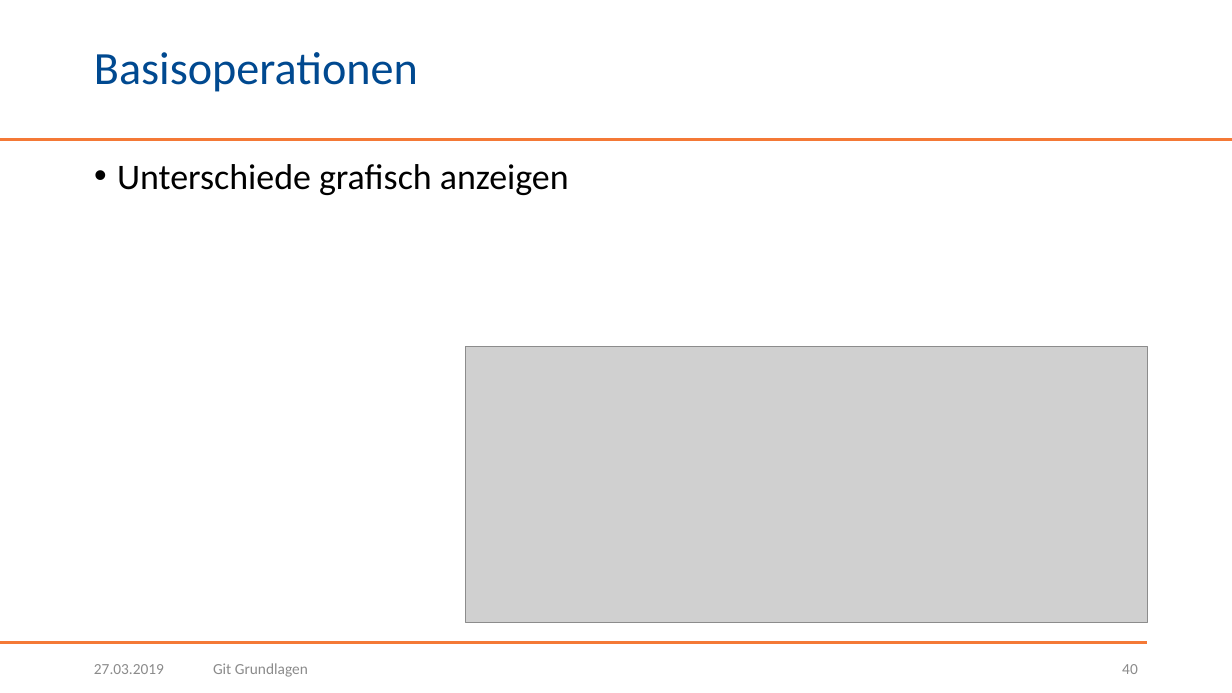
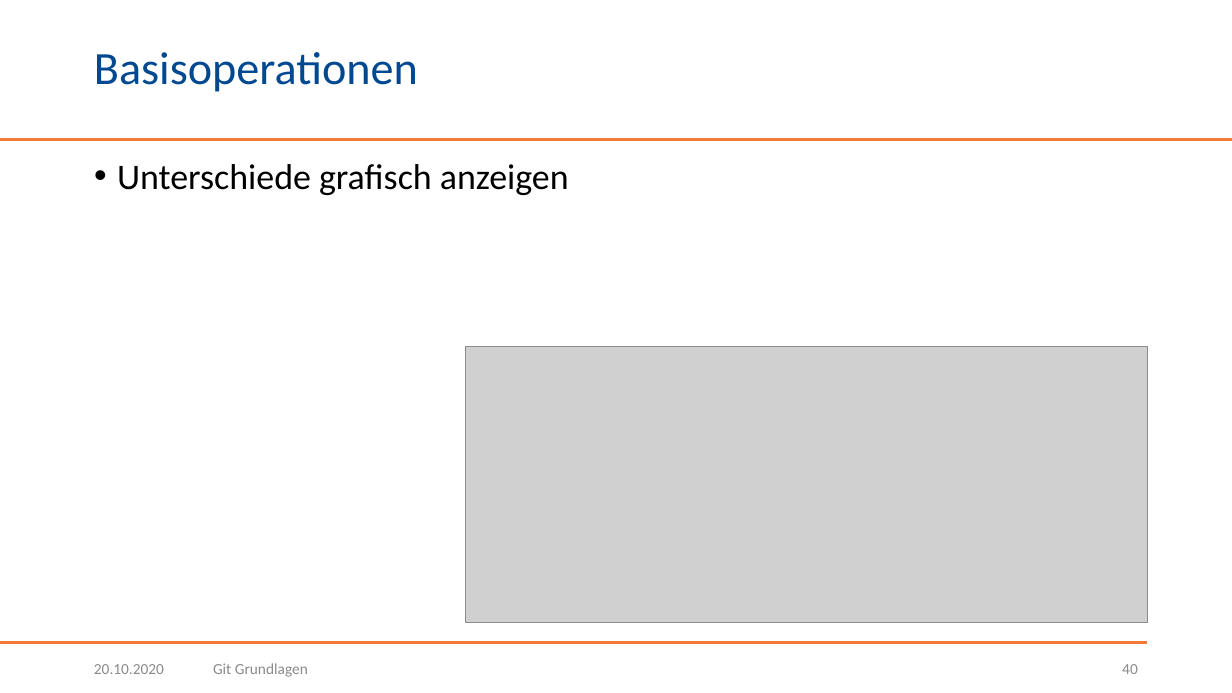
Before and after one commit to BogyMitutoyoCTL/Snake-AI-Preparation, a slide deck: slide 40 of praesentationen/Git Grundlagen.pptx. Drawn at 1232x693 pixels with LibreOffice and Linux fonts; fonts in the diff are those of the drawing; grey boxes stand for pictures; background and template pictures are left out. Boxes give left, top, right and bottom in pixels: in the first picture for what was removed or moved away, otherwise in the second. Text is boxed around its words. In the diff, an @@ line names an element or a change of style, - is before the commit and + after.

```diff
--- a/praesentationen/Git Grundlagen.pptx
+++ b/praesentationen/Git Grundlagen.pptx
@@ text at (x1=94, y1=664, x2=164, y2=674): text changed @@
-27.03.2019
+20.10.2020
```
Also in this commit, not shown: 48 other slides changed, 2 other files.
